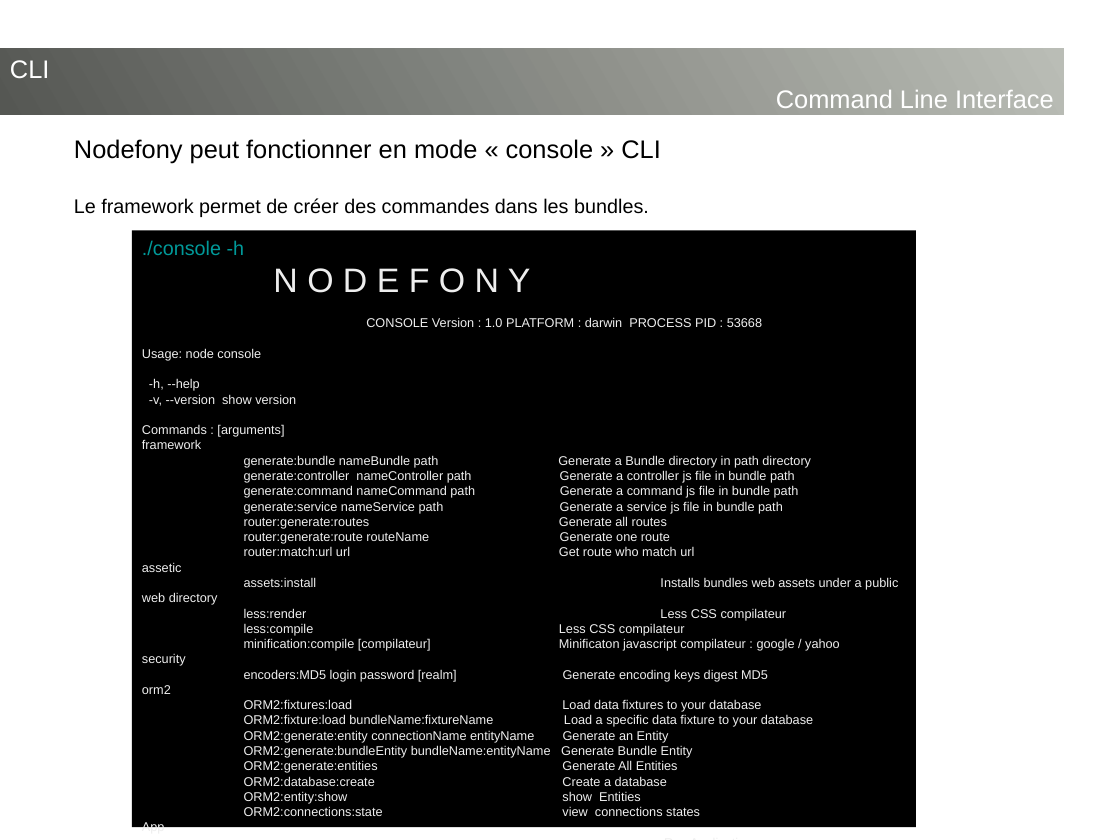
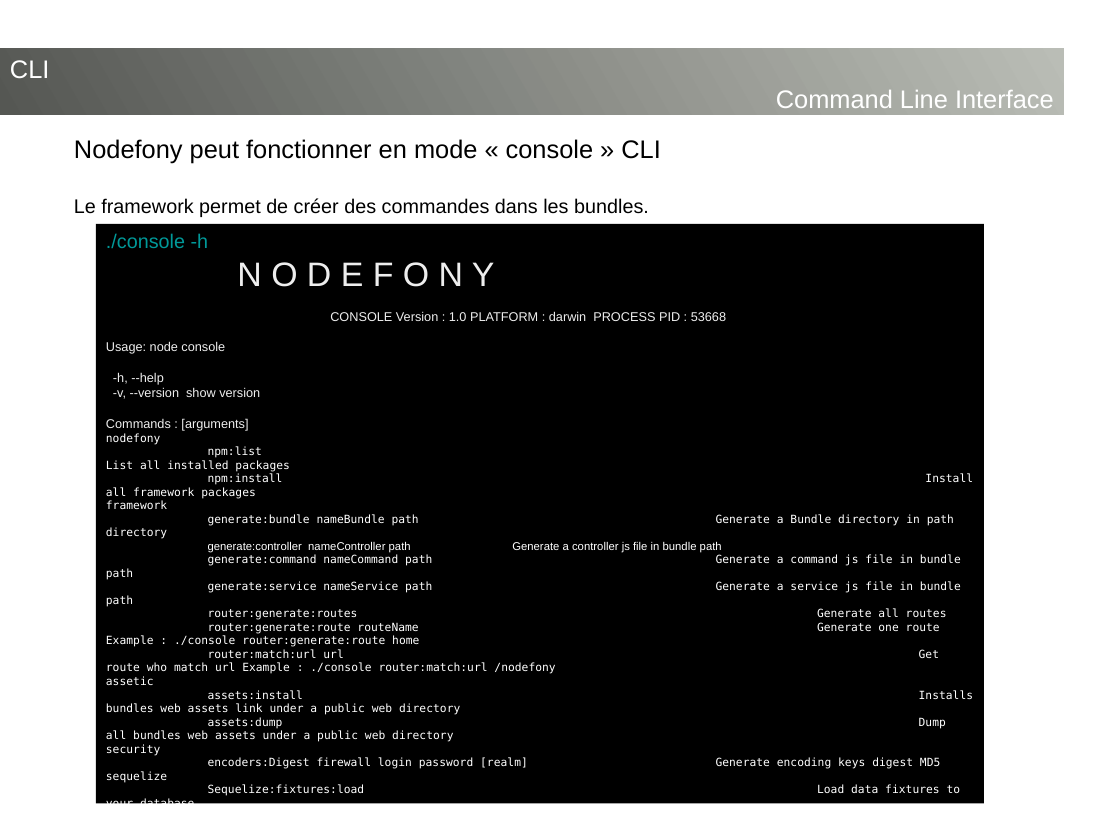
Before and after one commit to nodefony/nodefony-starter, a slide deck: slide 14 of src/nodefony/doc/nodefony.odp. Drawn at 1120x840 pixels with LibreOffice and Linux fonts; fonts in the diff are those of the drawing. Boxes give left, top, right and bottom in pixels: in the first picture for what was removed or moved away, otherwise in the second. Text is boxed around its words. In the diff, an @@ line names an element or a change of style, - is before the commit and + after.

Commit message:
command assetic dump

```diff
--- a/src/nodefony/doc/nodefony.odp
+++ b/src/nodefony/doc/nodefony.odp
@@ rectangle "./console -h": place and size @@
-rectangle "./console -h" at bbox=[132, 231, 917, 827]
+rectangle "./console -h" at bbox=[96, 224, 984, 803]
@@ text in rectangle at bbox=[106, 433, 973, 499]: paragraphs added @@
+nodefony
+npm:list List all installed packages
+npm:install Install all framework packages
@@ text in rectangle at bbox=[106, 500, 961, 756]: size 9 to 8 pt, text colour #EEEEEE to #FFFFFF in "framework", "generate:bundle nameBundle path Generate a Bundle directory ...", "generate:controller nameController path Generate a controlle ...", "generate:command nameCommand path Generate a command js ..." and 6 more places; font Arial to DejaVu Sans Mono in "framework", "generate:bundle nameBundle path Generate a Bundle directory ...", "generate:command nameCommand path Generate a command js ...", "generate:service nameService path Generate a service js ..." and 5 more places @@
@@ text in rectangle at bbox=[106, 622, 940, 674]: text changed; size 9 to 8 pt; font Arial to DejaVu Sans Mono; text colour #EEEEEE to #FFFFFF @@
-router:generate:route routeName Generate one route
-router:match:url url Get route who match url
+router:generate:route routeName Generate one route Example : ./console router:generate:route home
+router:match:url url Get route who match url Example : ./console router:match:url /nodefony
@@ text in rectangle at bbox=[106, 690, 973, 742]: text changed; size 9 to 8 pt; font Arial to DejaVu Sans Mono; text colour #EEEEEE to #FFFFFF @@
-assets:install Installs bundles web assets under a public web directory
-less:render Less CSS compilateur
-less:compile Less CSS compilateur
-minification:compile [compilateur] Minificaton javascript compilateur : google / yahoo
+assets:install Installs bundles web assets link under a public web directory
+assets:dump Dump all bundles web assets under a public web directory
@@ text in rectangle at bbox=[106, 757, 961, 804]: text changed; size 9 to 8 pt; font Arial to DejaVu Sans Mono; text colour #EEEEEE to #FFFFFF @@
-encoders:MD5 login password [realm] Generate encoding keys digest MD5
-orm2
-ORM2:fixtures:load Load data fixtures to your database
-ORM2:fixture:load bundleName:fixtureName Load a specific data fixture to your database
-ORM2:generate:entity connectionName entityName Generate an Entity
-ORM2:generate:bundleEntity bundleName:entityName Generate Bundle Entity
-ORM2:generate:entities Generate All Entities
-ORM2:database:create Create a database
-ORM2:entity:show show Entities
-ORM2:connections:state view connections states
+encoders:Digest firewall login password [realm] Generate encoding keys digest MD5
+sequelize
+Sequelize:fixtures:load Load data fixtures to your database
+Sequelize:generate:entities Generate All Entities
+Sequelize:query:sql connectionName SQL query sql in database connection
+Sequelize:entity:findAll entity query findAll ENTITY
```
Also in this commit, not shown: 2 other slides changed, 17 other files.
